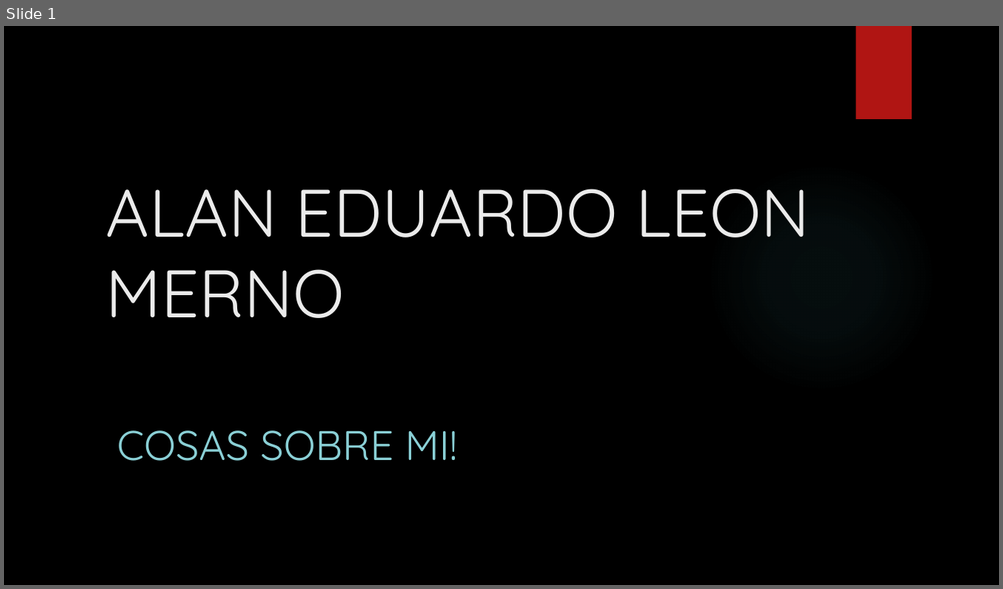
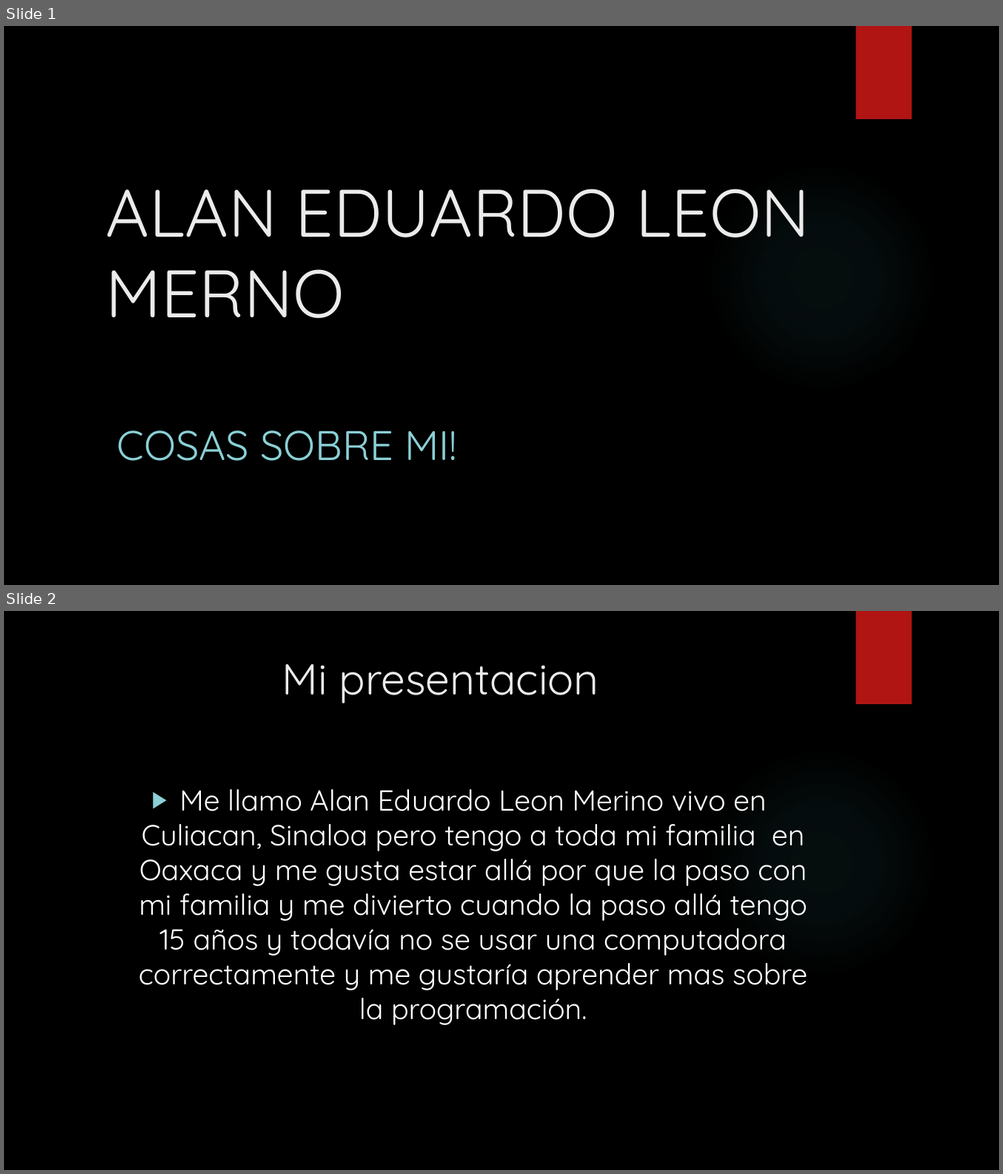
Before and after one commit to Alanbrit00/culturadigital2, a slide deck: Practica 2.pptx. Shown one above the other, each under a label of ours: slide 1 before the commit, slides 1 and 2 after it. The pictures are 1003x589 and 1003x1174 pixels, drawn with LibreOffice and Linux fonts; fonts in the diff are those of the drawing; background and template pictures are left out. Boxes give left, top, right and bottom in pixels: in the first picture for what was removed or moved away, otherwise in the second. Text is boxed around its words. In the diff, an @@ line names an element or a change of style, - is before the commit and + after.

```diff
--- a/Practica 2.pptx
+++ b/Practica 2.pptx
@@ slide 2 added at [4,611,999,1170], background picture (left out); not listed: 2 template elements that a slide beside it also shows @@
@@ title added at [282,664,599,703], 42 pt, text #EBEBEB @@
+Mi presentacion
@@ text added at [139,789,807,1025], 28 pt, text #FFFFFF @@
+▶ Me llamo Alan Eduardo Leon Merino vivo en Culiacan, Sinaloa pero tengo a toda mi familia en Oaxaca y me gusta estar allá por que la paso con mi familia y me divierto cuando la paso allá tengo 15 años y todavía no se usar una computadora correctamente y me gustaría aprender mas sobre la programación.
```
Also in this commit, not shown: 1 other slide added, 1 slide removed.
